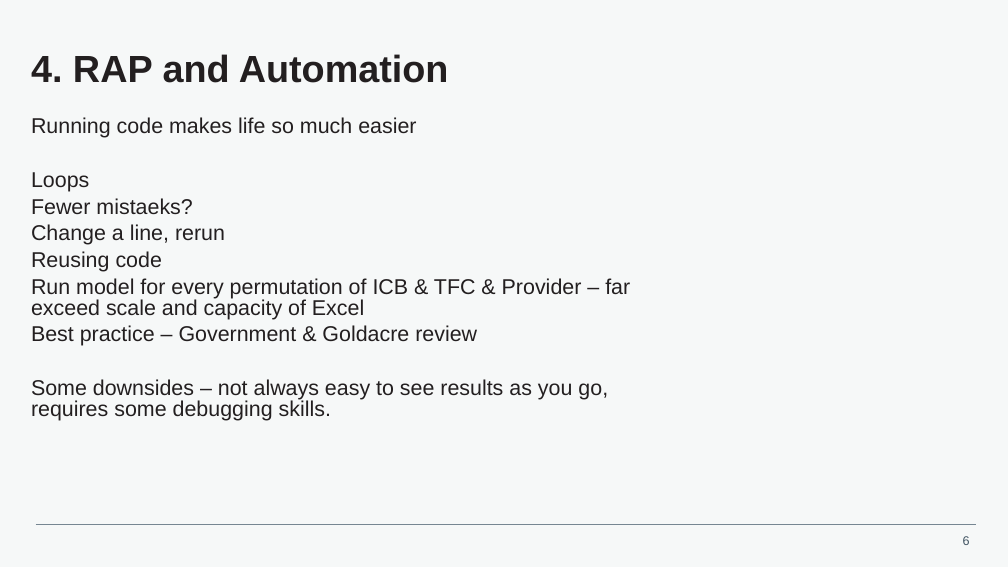
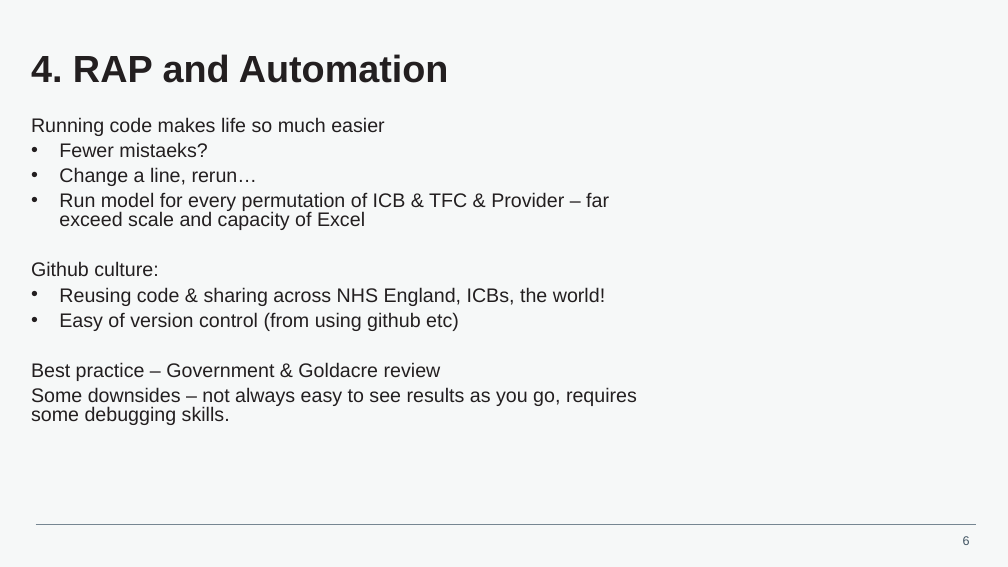
Before and after one commit to aporter121/r-stuff, a slide deck: slide 6 of Thoughts on R for regional leads.pptx. Drawn at 1008x567 pixels with LibreOffice and Linux fonts; fonts in the diff are those of the drawing. Boxes give left, top, right and bottom in pixels: in the first picture for what was removed or moved away, otherwise in the second. Text is boxed around its words. In the diff, an @@ line names an element or a change of style, - is before the commit and + after.

```diff
--- a/Thoughts on R for regional leads.pptx
+++ b/Thoughts on R for regional leads.pptx
@@ text at (x1=31, y1=117, x2=637, y2=425): size 20.4 to 18.7 pt in "Running code makes life so much easier", "Fewer mistaeks?", "Run model for every permutation of ICB ...", "Best practice – Government & Goldacre review" and 1 more places; bullet none to • @@
@@ text at (x1=31, y1=172, x2=89, y2=192): paragraph removed @@
-Loops
@@ text at (x1=59, y1=167, x2=258, y2=186): text changed; size 20.4 to 18.7 pt @@
-Change a line, rerun
-Reusing code
+• Change a line, rerun…
@@ text at (x1=31, y1=261, x2=605, y2=331): paragraphs added @@
+Github culture:
+• Reusing code & sharing across NHS England, ICBs, the world!
+• Easy of version control (from using github etc)
```
Also in this commit, not shown: 4 other slides changed.
